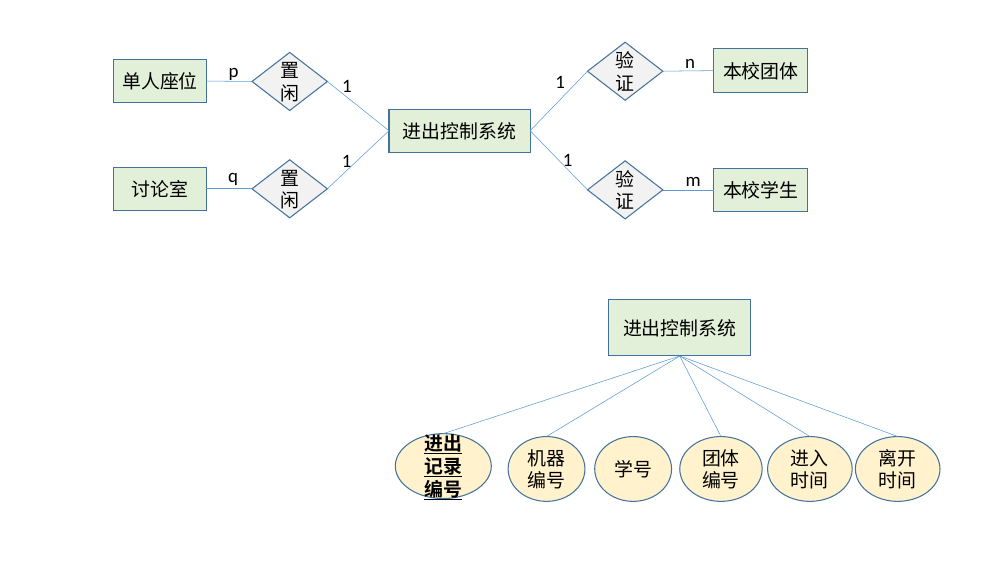
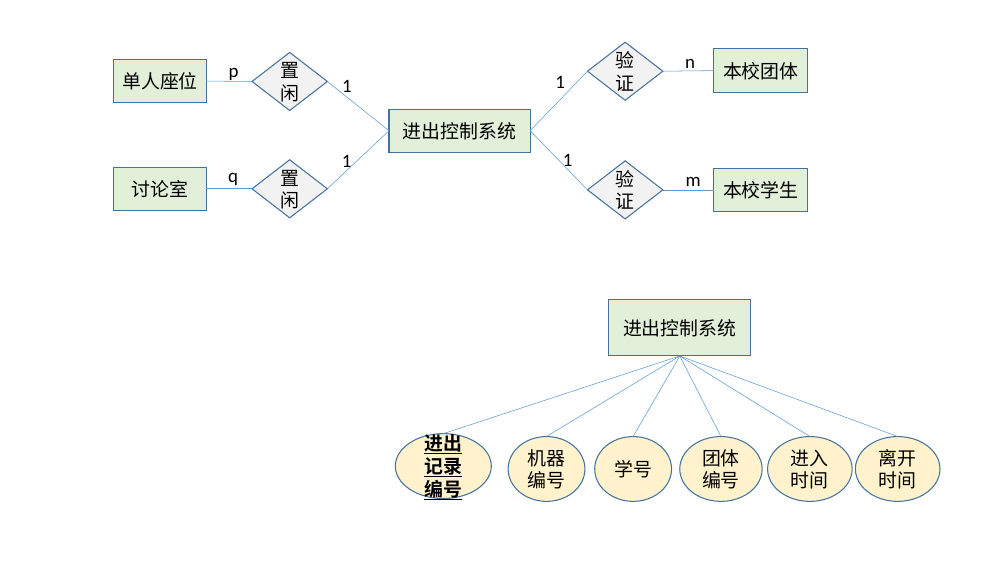
Before and after one commit to huangqiuyu/Database_BUAA, a slide deck: slide 11 of ours/E-R图初稿.pptx (slide 10 before the commit). Drawn at 1008x567 pixels with LibreOffice and Linux fonts; fonts in the diff are those of the drawing. Boxes give left, top, right and bottom in pixels: in the first picture for what was removed or moved away, otherwise in the second. Text is boxed around its words. In the diff, an @@ line names an element or a change of style, - is before the commit and + after.

```diff
--- a/ours/E-R图初稿.pptx
+++ b/ours/E-R图初稿.pptx
@@ line added from (680, 356) to (634, 436), #5B9BD5 0.5 pt @@
```
Also in this commit, not shown: 1 slide added, 1 other file.
